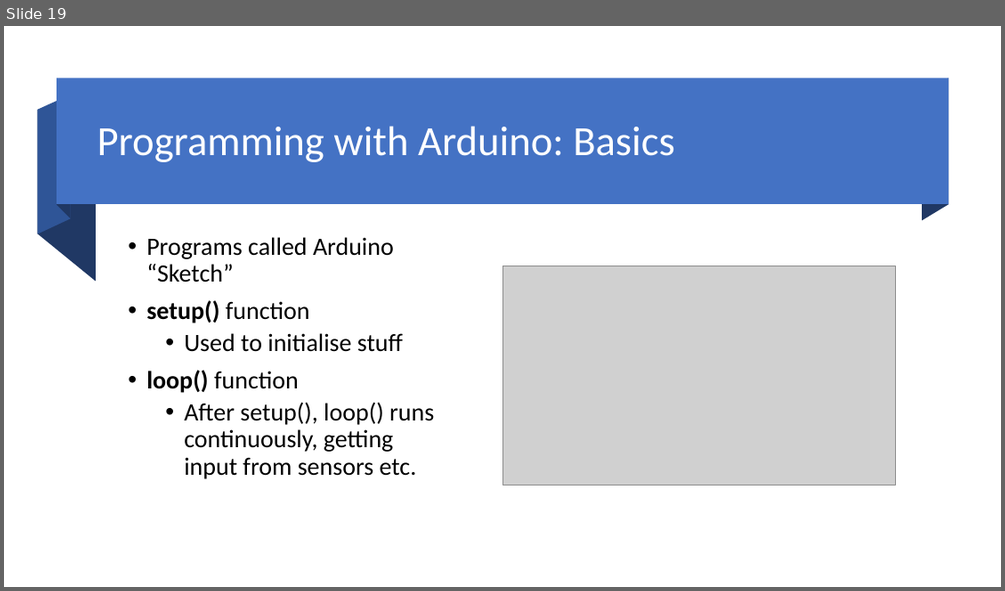
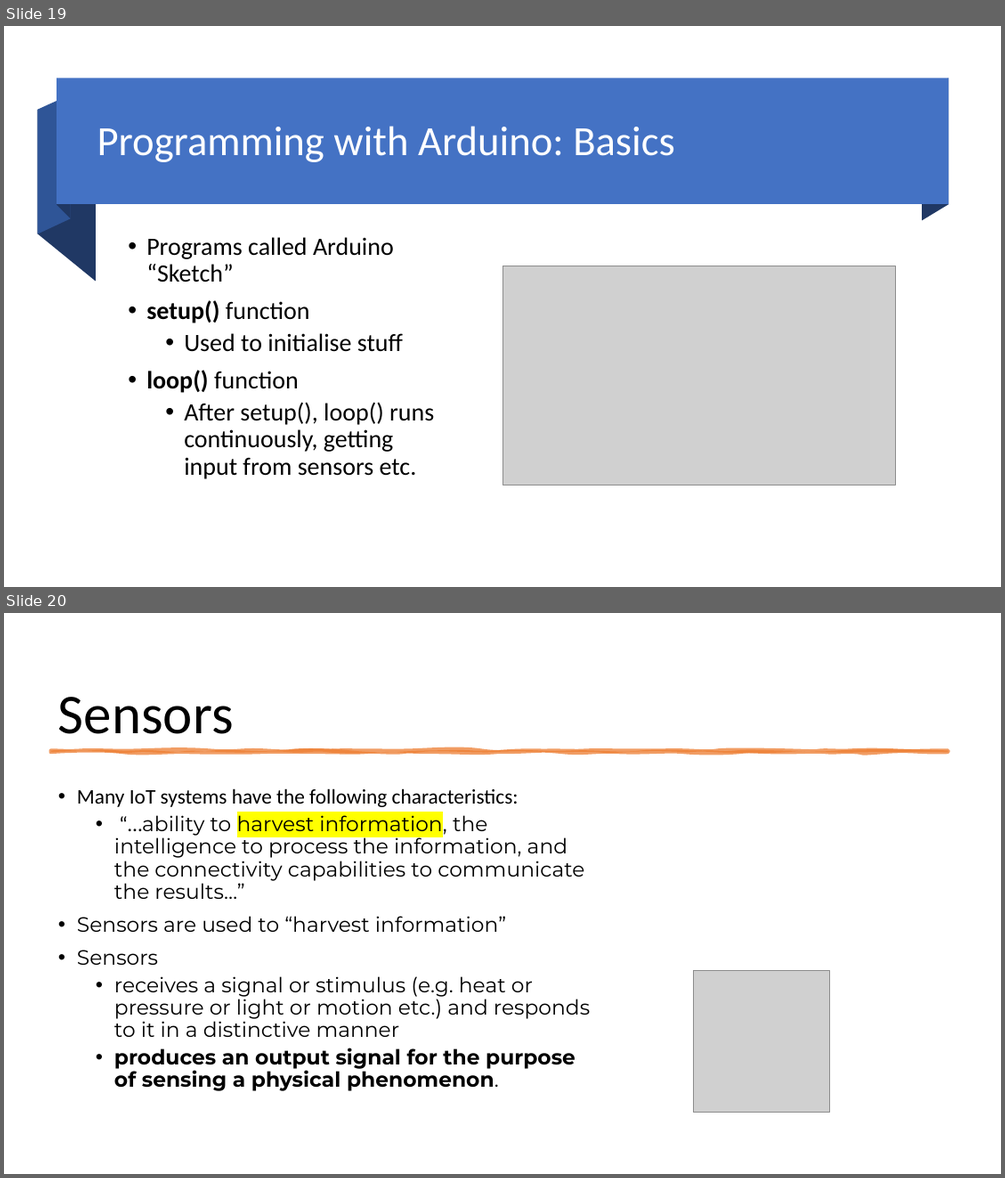
Before and after one commit to fxwalsh/project-2-2023, a slide deck: topic02/talk-0/Physical Computing.pptx. Shown one above the other, each under a label of ours: slide 19 before the commit, slides 19 and 20 after it. The pictures are 1005x591 and 1005x1178 pixels, drawn with LibreOffice and Linux fonts; fonts in the diff are those of the drawing; grey boxes stand for pictures. Boxes give left, top, right and bottom in pixels: in the first picture for what was removed or moved away, otherwise in the second. Text is boxed around its words. In the diff, an @@ line names an element or a change of style, - is before the commit and + after.

```diff
--- a/topic02/talk-0/Physical Computing.pptx
+++ b/topic02/talk-0/Physical Computing.pptx
@@ slide 20 added at bbox=[4, 613, 1001, 1174], background #FFFFFF @@
@@ title added at bbox=[58, 697, 234, 734], 54 pt, text #000000 @@
+Sensors
@@ freeform shape added at bbox=[51, 751, 948, 752], fill #ED7D31 at 75% opacity, outline #ED7D31 3.5 pt @@
@@ text added at bbox=[77, 788, 590, 1091], 20 pt, text #000000 @@
+• Many IoT systems have the following characteristics:
+  • “…ability to harvest information, the intelligence to process the information, and the connectivity capabilities to communicate the results…”
+• Sensors are used to “harvest information”
+• Sensors
+  • receives a signal or stimulus (e.g. heat or pressure or light or motion etc.) and responds to it in a distinctive manner
+  • produces an output signal for the purpose of sensing a physical phenomenon.
@@ picture added at bbox=[694, 971, 830, 1112] @@
```
Also in this commit, not shown: 1 slide changed, 2 other slides added, 13 other files.
